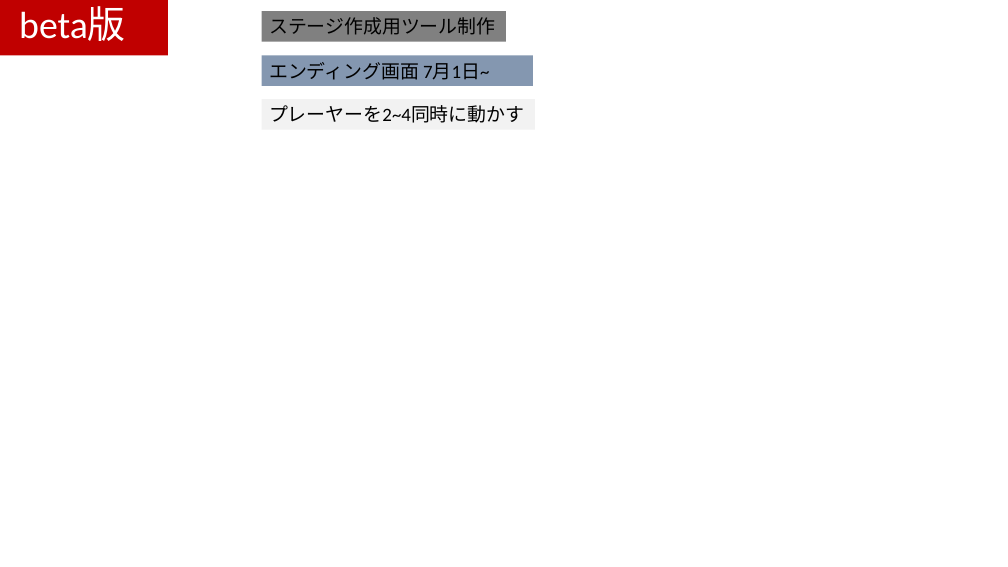
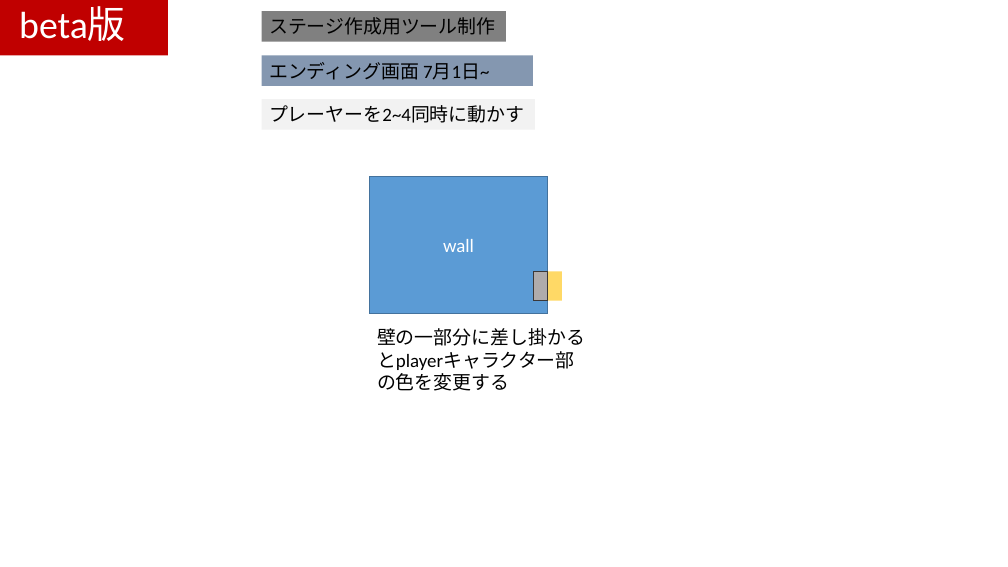
Before and after one commit to kawanami1022/2.5DActionGameProject, a slide deck: slide 35 of すみませんASOゲームショウまでに間に合いませんでした.pptx. Drawn at 1008x567 pixels with LibreOffice and Linux fonts; fonts in the diff are those of the drawing. Boxes give left, top, right and bottom in pixels: in the first picture for what was removed or moved away, otherwise in the second. Text is boxed around its words. In the diff, an @@ line names an element or a change of style, - is before the commit and + after.

Commit message:
powerpoint仕様追加
キャラクターの下の部分のy軸がが大きくなるほど前面に描画される

```diff
--- a/すみませんASOゲームショウまでに間に合いませんでした.pptx
+++ b/すみませんASOゲームショウまでに間に合いませんでした.pptx
@@ rectangle added at (370,177,547,314), fill #5B9BD5, outline #43739E 1 pt, 18 pt, text #FFFFFF @@
+wall
@@ rectangle added at (533,271,562,301), fill #FFD966 @@
@@ rectangle added at (533,271,547,301), fill #AFABAB, outline #3B3838 1 pt @@
@@ text added at (377,328,585,370), 18 pt, text #000000 @@
+壁の一部分に差し掛かるとplayerキャラクター部の色を変更する
```
Also in this commit, not shown: 1 slide added, 1 slide removed, 2 other files.
